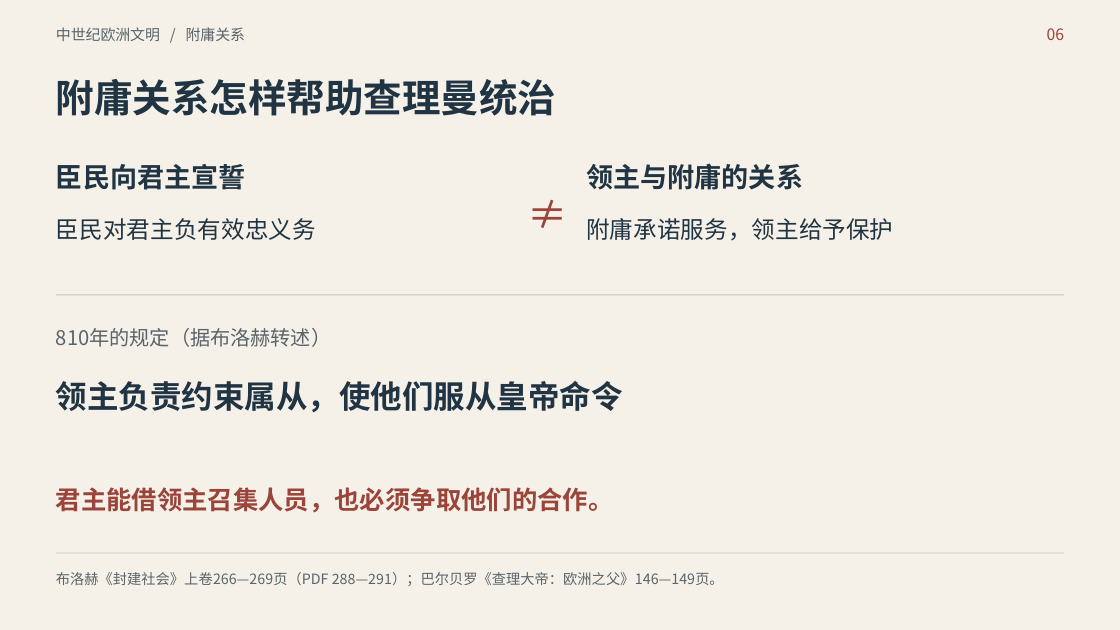
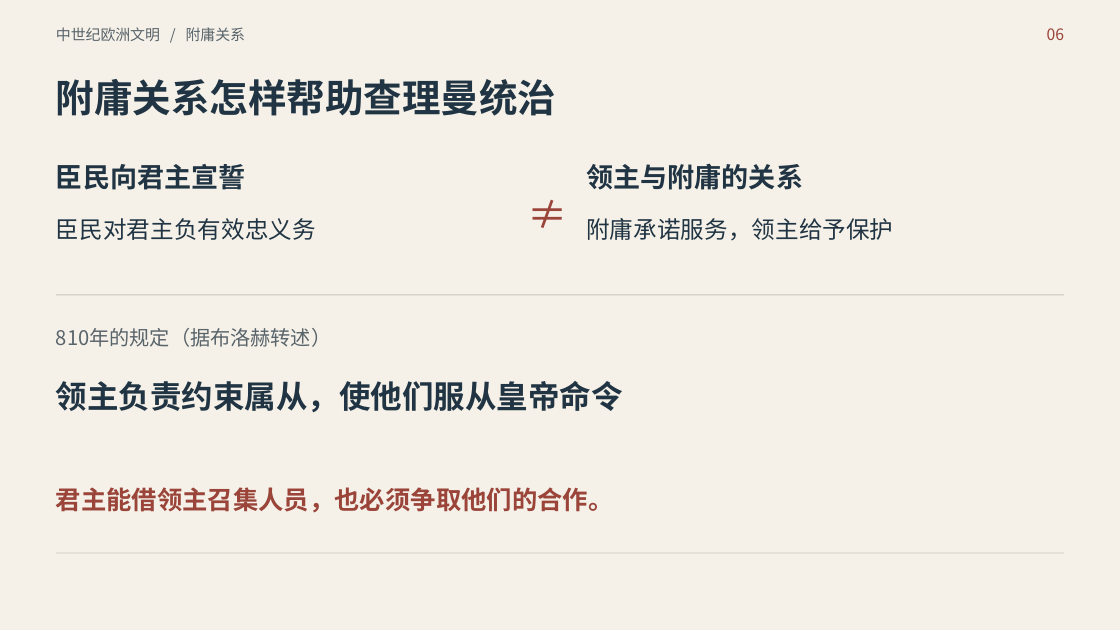
Before and after one commit to mimiqi/FDU-GECC10068-MedievalEuropeanCivilization, a slide deck: slide 6 of 讨论课/交付文件/查理曼_政治治理视角_12分钟汇报.pptx. Drawn at 1120x630 pixels with LibreOffice and Linux fonts; fonts in the diff are those of the drawing. Boxes give left, top, right and bottom in pixels: in the first picture for what was removed or moved away, otherwise in the second. Text is boxed around its words. In the diff, an @@ line names an element or a change of style, - is before the commit and + after.

Commit message:
docs: 深化查理曼汇报论证并同步讲稿

```diff
--- a/讨论课/交付文件/查理曼_政治治理视角_12分钟汇报.pptx
+++ b/讨论课/交付文件/查理曼_政治治理视角_12分钟汇报.pptx
@@ text removed at (x1=56, y1=572, x2=724, y2=586) @@
-布洛赫《封建社会》上卷266—269页（PDF 288—291）；巴尔贝罗《查理大帝：欧洲之父》146—149页。
```
Also in this commit, not shown: 10 other slides changed, 1 slide removed, 23 other files.
